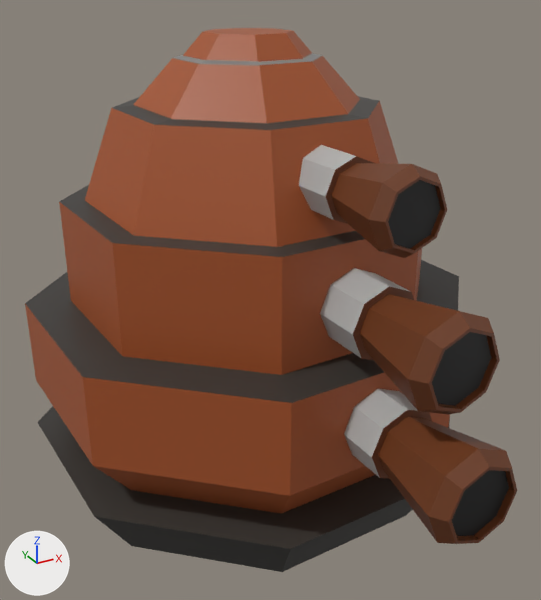
The FBX model Assets/Model-FBX/tower3.fbx, before and after one commit.
Both versions are drawn from a 50 mm camera at (-8.03, -15.74, 12.55) aimed at (-0.02, -1.16, 5.26). Arrows for +X, +Y and +Z are at lower left; the lights stay in place. The older version comes first. Where no turn or scale is listed for an object, it has been applied to the vertices.

The first picture shows 'tbarrel3', 'tbarrel3.001', 'tbarrel3.002', 'turret 3'.
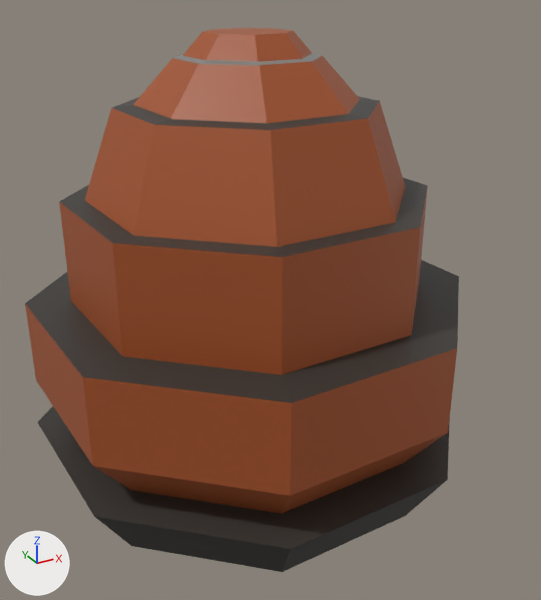
What differs and where, as boxes (x1, y1, x2, y2) in the pictures (541 x 600 px):
'tbarrel3', deleted: before (320, 268, 500, 414)
'tbarrel3.002', deleted: before (344, 389, 517, 544)
'tbarrel3.001', deleted: before (299, 145, 447, 258)

Diff of the bpy script that builds the scene:
```diff
--- a/Assets/Model-FBX/tower3.fbx.py
+++ b/Assets/Model-FBX/tower3.fbx.py
@@ ob_tbarrel3_002 @@
-ob_tbarrel3_002 = bpy.data.objects.new('tbarrel3.002', me_cylinder_012)
-ob_tbarrel3_002.location = (0.0, 0.0, 0.0)
@@ ob_tbarrel3_001 @@
-ob_tbarrel3_001 = bpy.data.objects.new('tbarrel3.001', me_cylinder_010)
-ob_tbarrel3_001.location = (0.0, 0.0, 0.0)
@@ ob_tbarrel3 @@
-ob_tbarrel3 = bpy.data.objects.new('tbarrel3', me_cylinder_007)
-ob_tbarrel3.location = (0.0, 0.0, 0.0)
```
